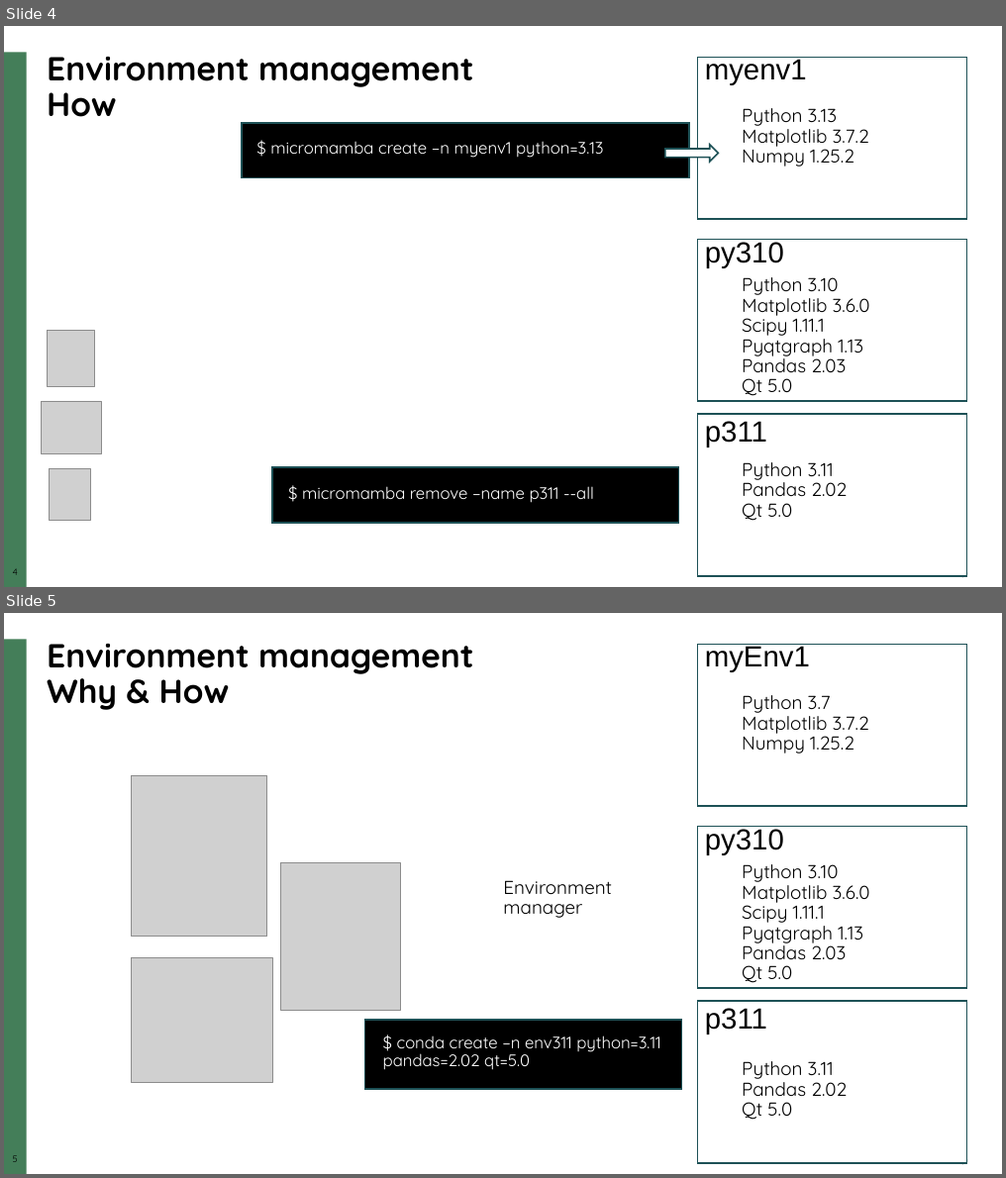
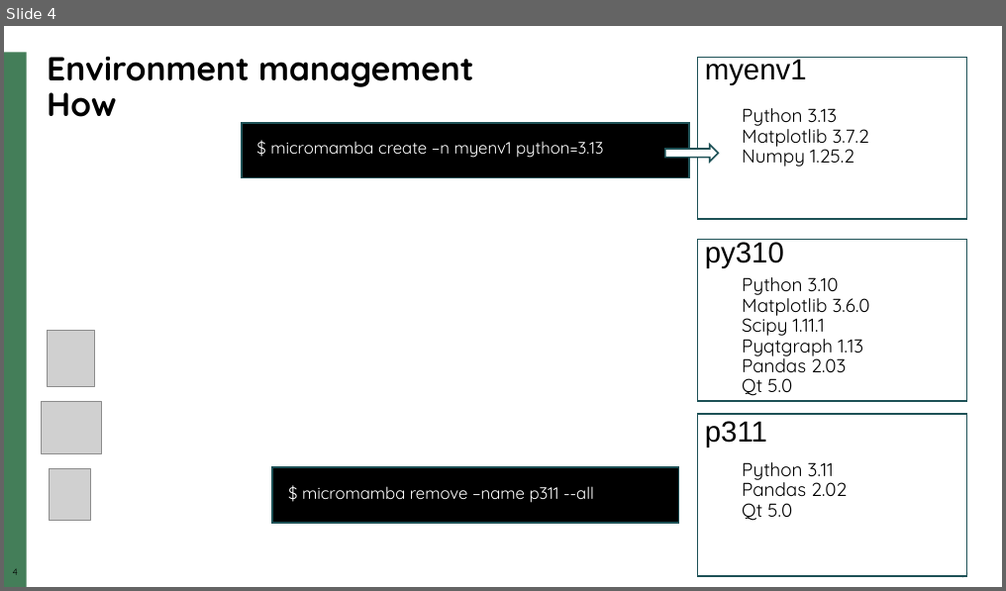
Before and after one commit to neutrons/ns-computation-tutorial, a slide deck: lectures/NXS_2025_environment_and_running_python_options.pptx. Shown one above the other, each under a label of ours: slides 4 and 5 before the commit, slide 4 after it. The pictures are 1006x1178 and 1006x591 pixels, drawn with LibreOffice and Linux fonts; fonts in the diff are those of the drawing; grey boxes stand for pictures; background and template pictures are left out. Boxes give left, top, right and bottom in pixels: in the first picture for what was removed or moved away, otherwise in the second. Text is boxed around its words. In the diff, an @@ line names an element or a change of style, - is before the commit and + after.

```diff
--- a/lectures/NXS_2025_environment_and_running_python_options.pptx
+++ b/lectures/NXS_2025_environment_and_running_python_options.pptx
@@ slide 5 removed at bbox=[4, 613, 1002, 1174], background #FFFFFF; not listed: 4 template elements that a slide beside it also shows @@
@@ title removed at bbox=[47, 644, 473, 710] @@
-Environment management
-Why & How
@@ rectangle removed at bbox=[697, 645, 966, 806] @@
@@ text removed at bbox=[705, 644, 810, 672] @@
-myEnv1
@@ text removed at bbox=[742, 695, 869, 754] @@
-Python 3.7
-Matplotlib 3.7.2
-Numpy 1.25.2
@@ picture removed at bbox=[132, 775, 267, 937] @@
@@ rectangle removed at bbox=[697, 827, 966, 988] @@
@@ text removed at bbox=[705, 829, 784, 856] @@
-py310
@@ picture removed at bbox=[281, 863, 401, 1010] @@
@@ text removed at bbox=[742, 864, 870, 983] @@
-Python 3.10
-Matplotlib 3.6.0
-Scipy 1.11.1
-Pyqtgraph 1.13
-Pandas 2.03
-Qt 5.0
@@ text removed at bbox=[503, 880, 612, 918] @@
-Environment
-manager
@@ picture removed at bbox=[132, 958, 272, 1081] @@
@@ rectangle removed at bbox=[364, 1020, 681, 1089] @@
@@ rectangle removed at bbox=[697, 1001, 966, 1163] @@
@@ text removed at bbox=[705, 1008, 767, 1035] @@
-p311
@@ text removed at bbox=[383, 1036, 660, 1070] @@
-$ conda create –n env311 python=3.11 pandas=2.02 qt=5.0
@@ text removed at bbox=[742, 1061, 846, 1120] @@
-Python 3.11
-Pandas 2.02
-Qt 5.0
```
Also in this commit, not shown: 4 slides changed, 2 slides added, 1 other slide removed.
